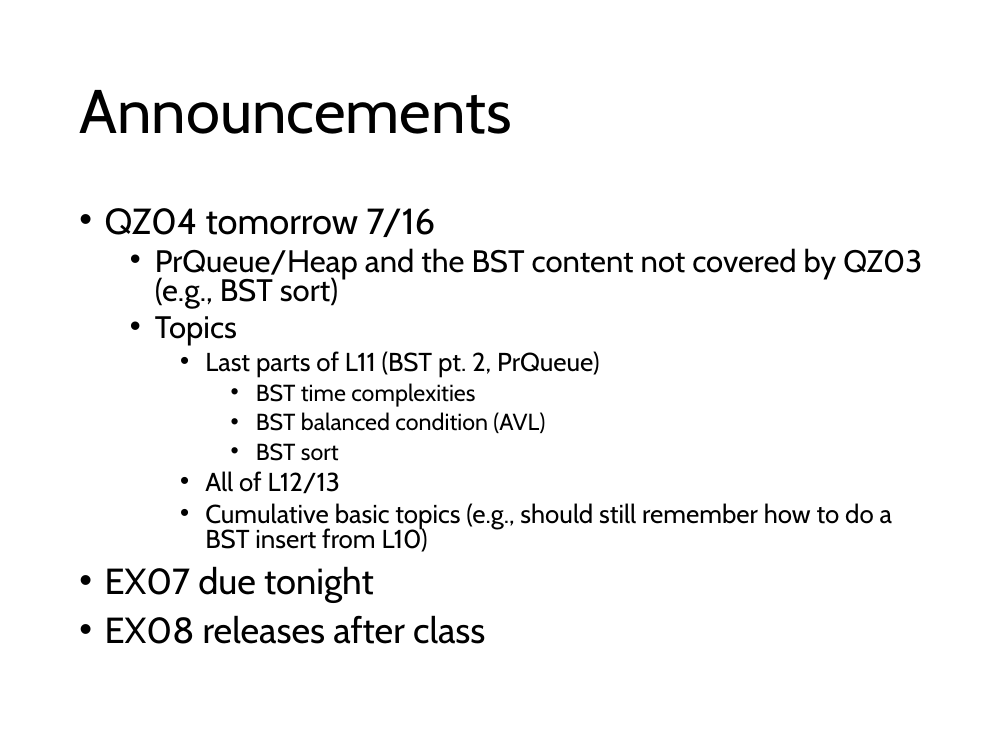
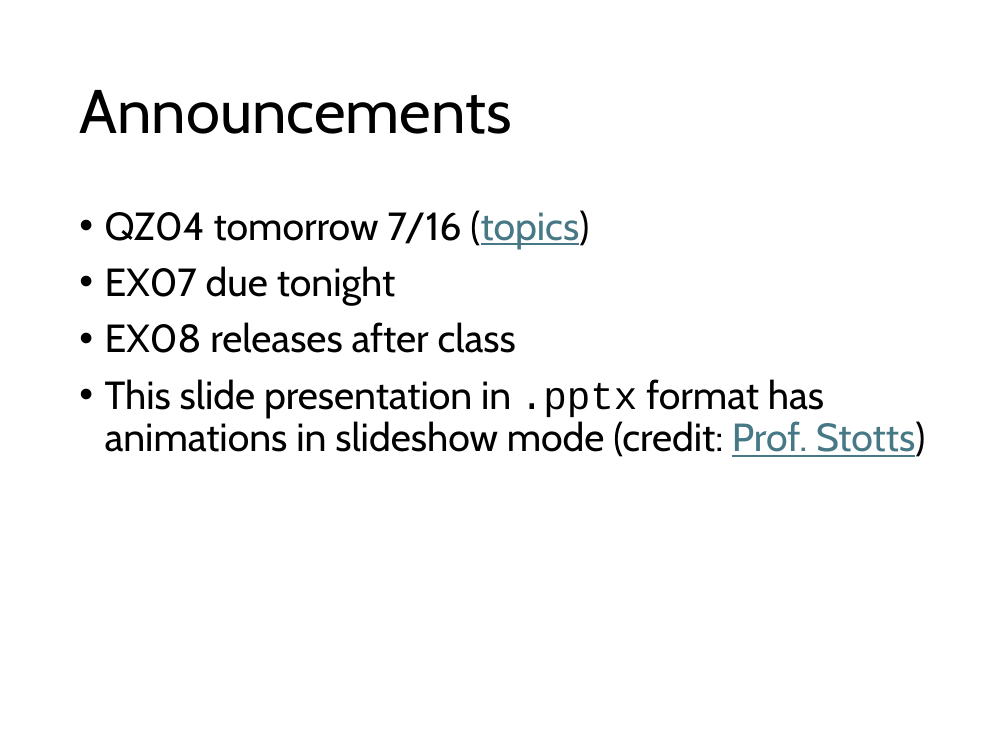
Before and after one commit to comp210ss2/comp210ss2.github.io, a slide deck: slide 2 of slides/L12_13.pptx. Drawn at 1008x756 pixels with LibreOffice and Linux fonts; fonts in the diff are those of the drawing. Boxes give left, top, right and bottom in pixels: in the first picture for what was removed or moved away, otherwise in the second. Text is boxed around its words. In the diff, an @@ line names an element or a change of style, - is before the commit and + after.

```diff
--- a/slides/L12_13.pptx
+++ b/slides/L12_13.pptx
@@ text at [105,210,589,249]: text changed; size 18.5 to 28 pt @@
-• QZ04 tomorrow 7/16
-  • PrQueue/Heap and the BST content not covered by QZ03 (e.g., BST sort)
-  • Topics
-    • Last parts of L11 (BST pt. 2, PrQueue)
-      • BST time complexities
-      • BST balanced condition (AVL)
-      • BST sort
-    • All of L12/13
-    • Cumulative basic topics (e.g., should still remember how to do a BST insert from L10)
+• QZ04 tomorrow 7/16 (topics)
@@ text at [105,266,516,353]: size 25.9 to 28 pt in "EX07 due tonight", "EX08 releases after class"; line spacing 0.8 to 0.9 @@
@@ text at [105,379,925,457]: paragraph added @@
+• This slide presentation in .pptx format has animations in slideshow mode (credit: Prof. Stotts)
```
Also in this commit, not shown: 17 other slides changed, 8 slides added, 7 slides removed, 3 other files.
